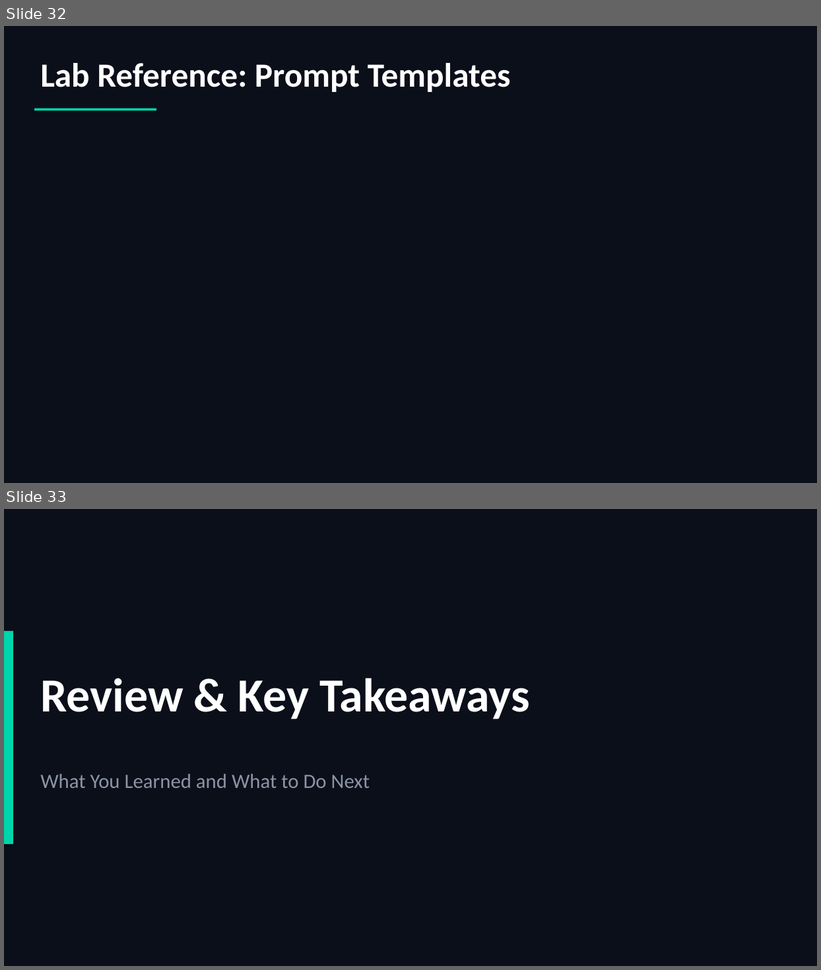
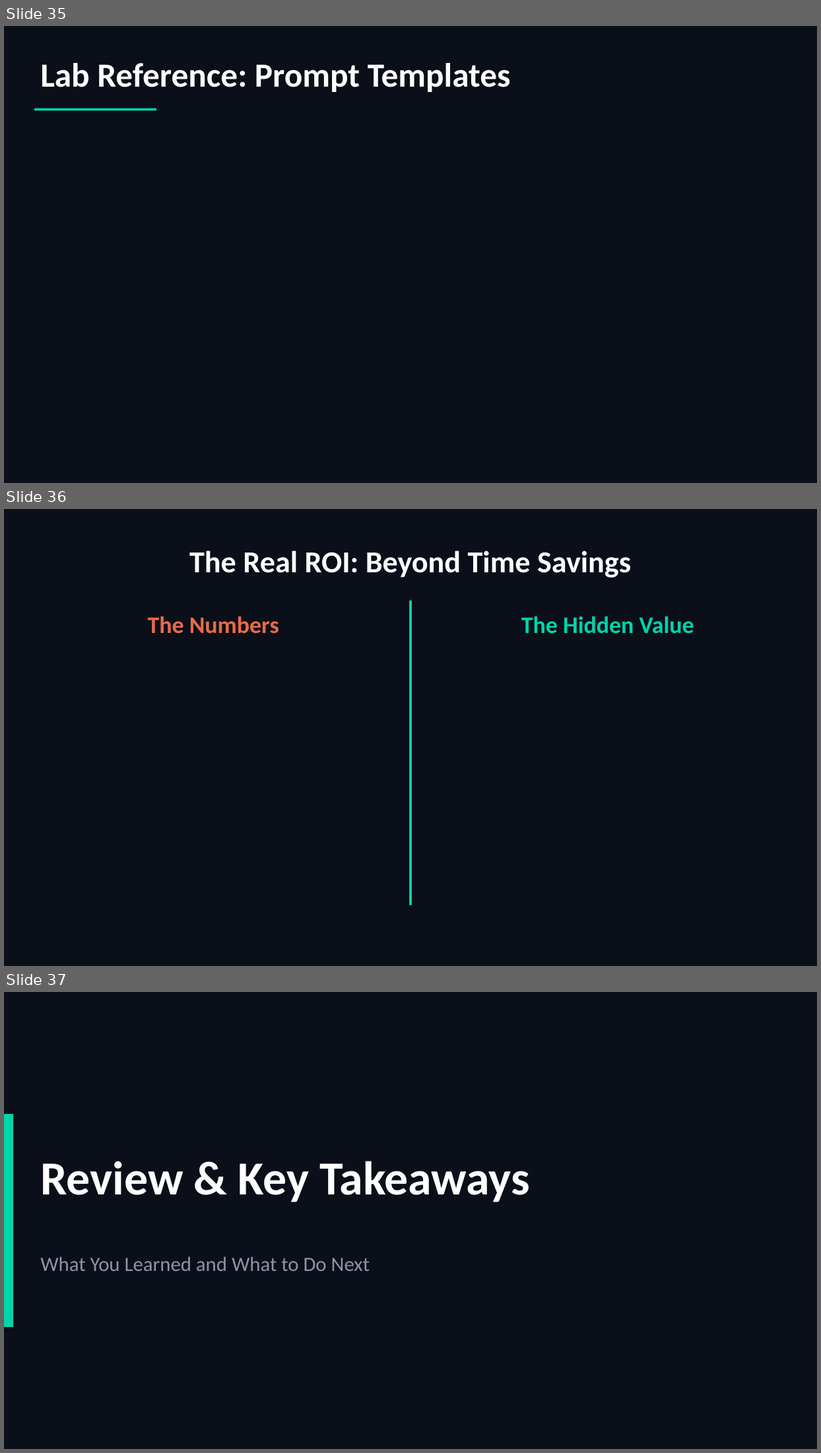
Before and after one commit to scottrhay/AIA-ClaudeCopilot, a slide deck: slides/Business Users/S3_PowerPoint_Executive.pptx. Shown one above the other, each under a label of ours: slides 32 and 33 before the commit, slides 35, 36 and 37 after it. The pictures are 821x970 and 821x1453 pixels, drawn with LibreOffice and Linux fonts; fonts in the diff are those of the drawing. Boxes give left, top, right and bottom in pixels: in the first picture for what was removed or moved away, otherwise in the second. Text is boxed around its words. In the diff, an @@ line names an element or a change of style, - is before the commit and + after.

```diff
--- a/slides/Business Users/S3_PowerPoint_Executive.pptx
+++ b/slides/Business Users/S3_PowerPoint_Executive.pptx
@@ slide 36 added at <box>4,509,817,966</box>, background #0B0F1A @@
@@ text added at <box>189,551,631,578</box>, 36 pt, text #FFFFFF, bold @@
+The Real ROI: Beyond Time Savings
@@ rectangle added at <box>410,601,412,906</box>, fill #00D4AA @@
@@ text added at <box>148,616,279,634</box>, 28 pt, text #E86B4A, bold @@
+The Numbers
@@ text added at <box>521,616,694,634</box>, 28 pt, text #00D4AA, bold @@
+The Hidden Value
@@ what was slide 32 is now slide 35 @@
@@ what was slide 33 is now slide 37 @@
```
Also in this commit, not shown: 1 slide changed, 3 other slides added, 1 other file.
